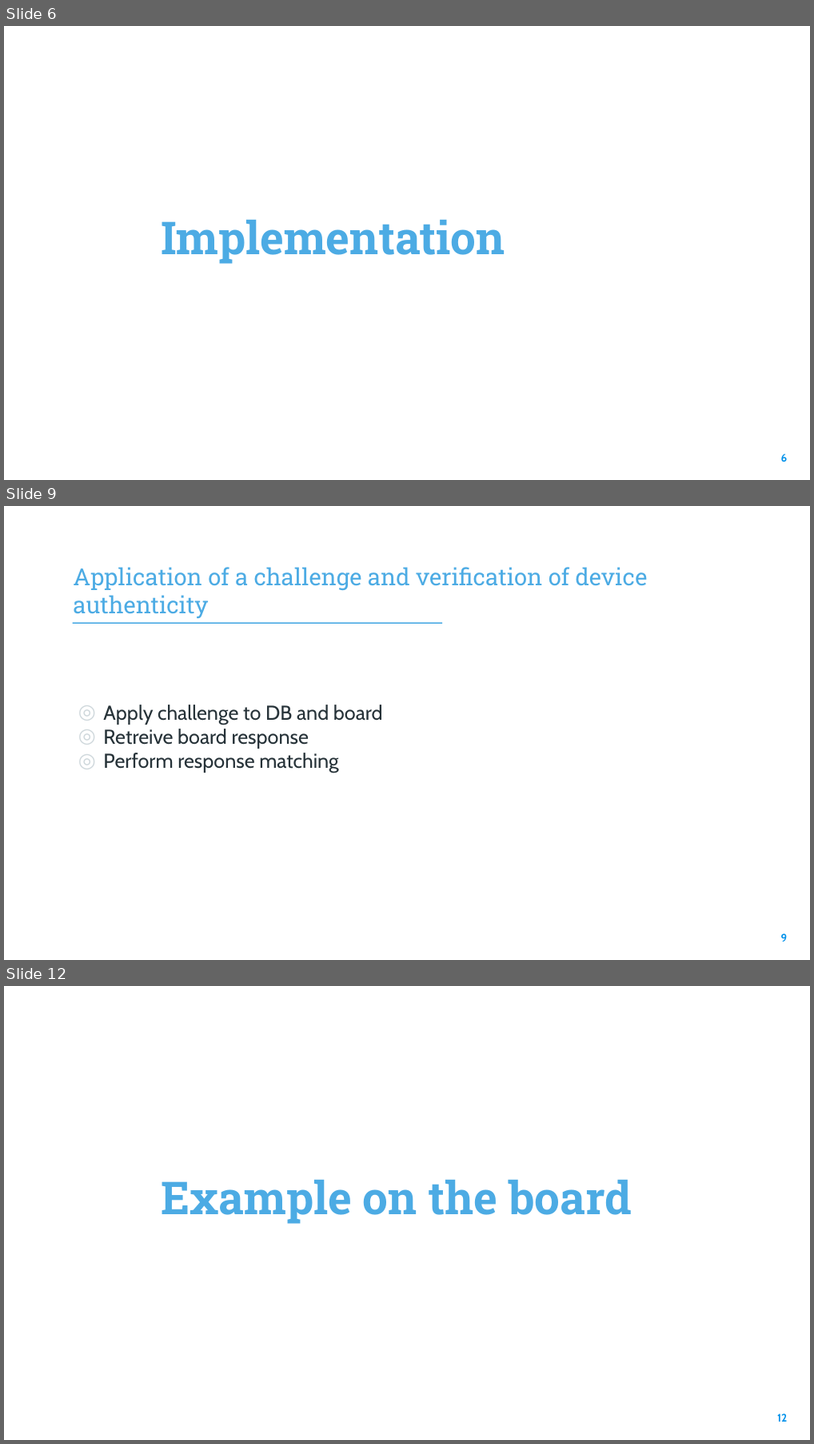
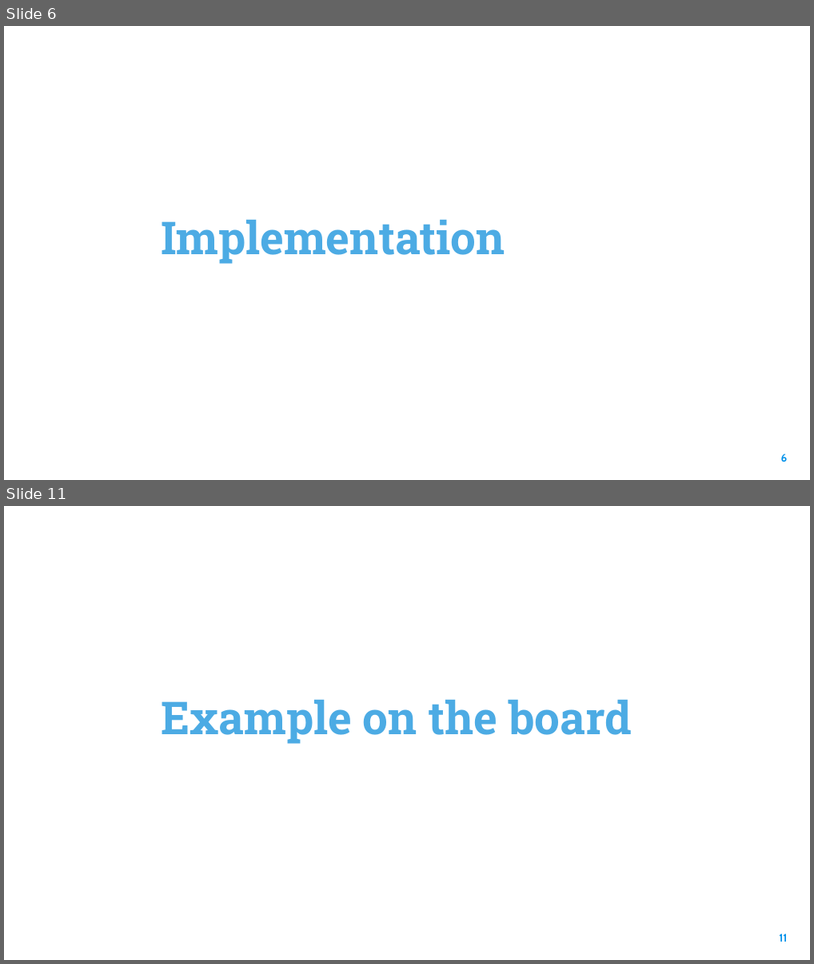
Before and after one commit to elenaroncolino/SEcube-code, a slide deck: Design and Development of a RAM-based PUF.pptx. Shown one above the other, each under a label of ours: slides 6, 9 and 12 before the commit, slides 6 and 11 after it; the slides between them are not shown. The pictures are 814x1444 and 814x964 pixels, drawn with LibreOffice and Linux fonts; fonts in the diff are those of the drawing; background and template pictures are left out. Boxes give left, top, right and bottom in pixels: in the first picture for what was removed or moved away, otherwise in the second. Text is boxed around its words. In the diff, an @@ line names an element or a change of style, - is before the commit and + after.

```diff
--- a/Design and Development of a RAM-based PUF.pptx
+++ b/Design and Development of a RAM-based PUF.pptx
@@ slide 9 removed at (x1=4, y1=506, x2=810, y2=960), background picture (left out) @@
@@ rectangle removed at (x1=19, y1=542, x2=685, y2=607) @@
@@ text removed at (x1=73, y1=567, x2=648, y2=619) @@
-Application of a challenge and verification of device authenticity
@@ line removed from (72, 623) to (442, 623) @@
@@ text removed at (x1=103, y1=704, x2=383, y2=772) @@
-◎ Apply challenge to DB and board
-◎ Retreive board response
-◎ Perform response matching
@@ page number removed at (x1=782, y1=933, x2=788, y2=941) @@
-9
@@ what was slide 12 is now slide 11 @@
@@ page number at (x1=779, y1=933, x2=787, y2=941): text changed @@
-12
+11
```
Also in this commit, not shown: 3 slides changed, 1 slide added, 1 other slide removed, 4 other files.
